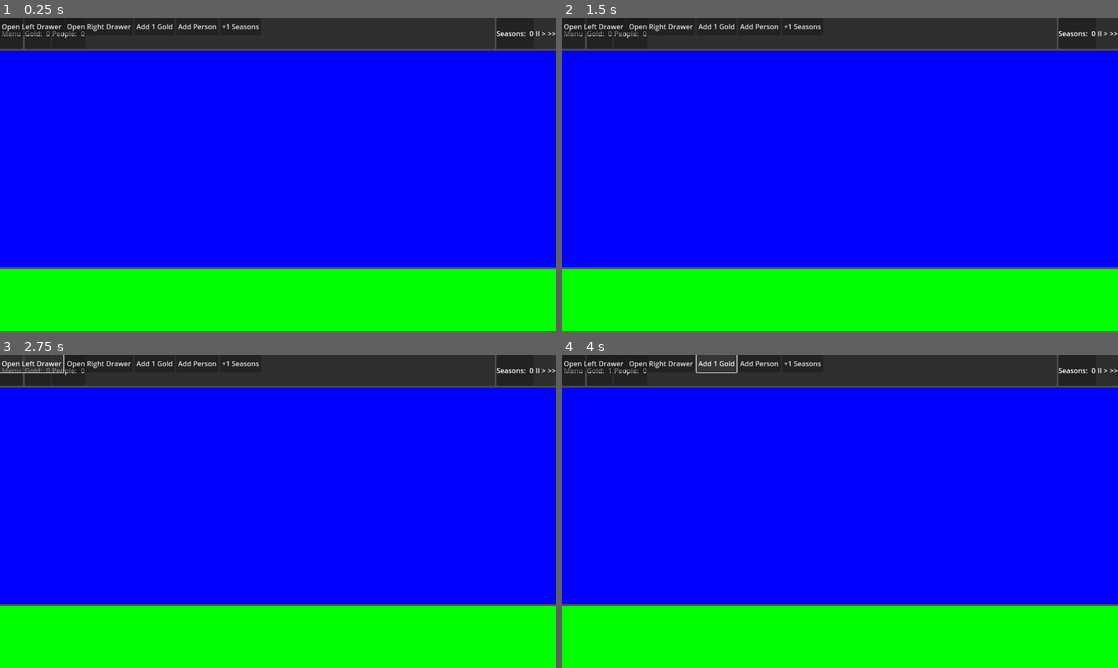
Above: before the commit, frames 1-4 (two rows, left to right).
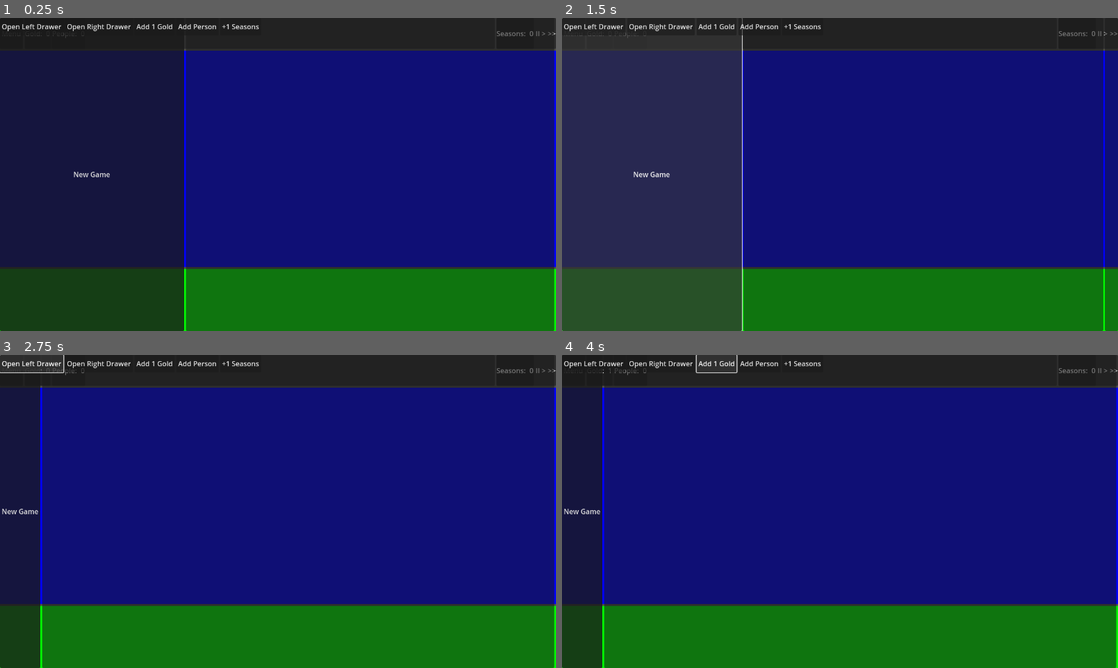
Above: after the commit, the same moments.

Repository: Ditjo/Hamlet
Game: Godot game, scene res://Main.tscn
The game is run twice, just before and just after one commit, with the same random seed, the same clock (stepped at 60 frames per second) and the same inputs.
Inputs (mouse positions are in pixels of both pictures, inside the frame that each line leads up to):
- Up to frame 1 (0.25 s): no input
- Up to frame 2 (1.5 s): click (656, 174) at 0.5 s, where only the run after the commit has a clickable "New Game"; click (628, 174) at 1.25 s, where only the run after the commit has a clickable "New Game"
- Up to frame 3 (2.75 s): click "Open Left Drawer" at 2 s
- Up to frame 4 (4 s): click "Open Right Drawer" at 2.75 s; click "Add 1 Gold" at 3.5 s

The runs differ from the first frame. In frame 1, 90% of the frame differs, in the area x 0-100%, y 0-100%; in frame 2, 90%; in frame 3, 90%; in frame 4, 90%.

Commit message:
Added New Main Menu Structure
Added New Main Menu Structure

Diff:
--- a/Main.tscn
+++ b/Main.tscn
@@ -7,6 +7,7 @@
 [ext_resource type="PackedScene" uid="uid://ga2f7bisyoup" path="res://UI/HUD/Topbar/ResourceOverview.tscn" id="3_lgr22"]
 [ext_resource type="Script" uid="uid://cdnr5jo84rol0" path="res://UI/CheatMenu/cheat_menu.gd" id="3_r0du0"]
 [ext_resource type="PackedScene" uid="uid://cykkrdr0q6i83" path="res://UI/HUD/Topbar/TimeControl.tscn" id="4_trn2v"]
+[ext_resource type="Script" uid="uid://bs17xlrolhpy6" path="res://main_menu.gd" id="5_trn2v"]
 
 [node name="Main" type="Node"]
 script = ExtResource("1_glv2v")
@@ -77,10 +78,9 @@
 color = Color(0, 1, 0, 1)
 
 [node name="UI" type="CanvasLayer" parent="."]
-visible = false
 follow_viewport_enabled = true
 
-[node name="MainMenu" type="Control" parent="UI"]
+[node name="Control" type="Control" parent="UI"]
 layout_mode = 3
 anchors_preset = 15
 anchor_right = 1.0
@@ -88,7 +88,52 @@
 grow_horizontal = 2
 grow_vertical = 2
 
-[node name="LeftDrawer" type="PanelContainer" parent="UI/MainMenu"]
+[node name="MainMenu" type="HBoxContainer" parent="UI/Control"]
+layout_mode = 1
+anchors_preset = 15
+anchor_right = 1.0
+anchor_bottom = 1.0
+grow_horizontal = 2
+grow_vertical = 2
+script = ExtResource("5_trn2v")
+
+[node name="LeftDrawer" type="PanelContainer" parent="UI/Control/MainMenu"]
+layout_mode = 2
+size_flags_horizontal = 3
+
+[node name="ColorRect" type="ColorRect" parent="UI/Control/MainMenu/LeftDrawer"]
+visible = false
+layout_mode = 2
+color = Color(0, 0, 1, 1)
+
+[node name="NewGame" type="Button" parent="UI/Control/MainMenu/LeftDrawer"]
+layout_mode = 2
+text = "New Game"
+
+[node name="Middle" type="PanelContainer" parent="UI/Control/MainMenu"]
+layout_mode = 2
+size_flags_horizontal = 3
+size_flags_stretch_ratio = 2.0
+
+[node name="RightDrawer" type="PanelContainer" parent="UI/Control/MainMenu"]
+layout_mode = 2
+size_flags_horizontal = 3
+
+[node name="ColorRect" type="ColorRect" parent="UI/Control/MainMenu/RightDrawer"]
+visible = false
+layout_mode = 2
+color = Color(0, 1, 0, 1)
+
+[node name="MainMenu1" type="Control" parent="UI"]
+visible = false
+layout_mode = 3
+anchors_preset = 15
+anchor_right = 1.0
+anchor_bottom = 1.0
+grow_horizontal = 2
+grow_vertical = 2
+
+[node name="LeftDrawer" type="PanelContainer" parent="UI/MainMenu1"]
 layout_mode = 1
 anchors_preset = 9
 anchor_bottom = 1.0
@@ -96,11 +141,11 @@
 grow_vertical = 2
 script = ExtResource("2_uu6xs")
 
-[node name="ColorRect" type="ColorRect" parent="UI/MainMenu/LeftDrawer"]
+[node name="ColorRect" type="ColorRect" parent="UI/MainMenu1/LeftDrawer"]
 layout_mode = 2
 color = Color(0.19665563, 0.54633474, 0.685607, 1)
 
-[node name="RightDrawer" type="PanelContainer" parent="UI/MainMenu"]
+[node name="RightDrawer" type="PanelContainer" parent="UI/MainMenu1"]
 layout_direction = 2
 layout_mode = 1
 anchors_preset = -1
@@ -112,7 +157,7 @@
 grow_vertical = 2
 script = ExtResource("3_cm0pq")
 
-[node name="ColorRect" type="ColorRect" parent="UI/MainMenu/RightDrawer"]
+[node name="ColorRect" type="ColorRect" parent="UI/MainMenu1/RightDrawer"]
 layout_mode = 2
 color = Color(0.19665563, 0.54633474, 0.685607, 1)
 
--- /dev/null
+++ b/main_menu.gd
@@ -0,0 +1,45 @@
+extends HBoxContainer
+
+@onready var left_drawer: PanelContainer = $LeftDrawer
+@onready var right_drawer: PanelContainer = $RightDrawer
+@onready var new_game: Button = $LeftDrawer/NewGame
+
+var is_left_open: bool = true
+var is_right_open: bool = false
+
+@export var animation_time: float = 0.25
+
+func _ready() -> void:
+	new_game.pressed.connect(toggle_right_drawer)
+	CheatManager.toggle_left_drawer.connect(toggle_left_drawer)
+
+	right_drawer.size_flags_stretch_ratio = 0
+
+func toggle_left_drawer() -> void:
+	var tween: Tween = create_tween()
+	if is_left_open:
+		is_left_open = false
+		tween.tween_property(left_drawer, "size_flags_stretch_ratio", 0, animation_time)\
+		.set_trans(Tween.TRANS_QUAD)\
+		.set_ease(Tween.EASE_OUT)
+
+	else:
+		is_left_open = true
+		tween.tween_property(left_drawer, "size_flags_stretch_ratio", 1, animation_time)\
+		.set_trans(Tween.TRANS_QUAD)\
+		.set_ease(Tween.EASE_OUT)
+
+
+func toggle_right_drawer() -> void:
+	var tween: Tween = create_tween()
+	if is_right_open:
+		is_right_open = false
+		tween.tween_property(right_drawer, "size_flags_stretch_ratio", 0, animation_time)\
+		.set_trans(Tween.TRANS_QUAD)\
+		.set_ease(Tween.EASE_OUT)
+
+	else:
+		is_right_open = true
+		tween.tween_property(right_drawer, "size_flags_stretch_ratio", 1, animation_time)\
+		.set_trans(Tween.TRANS_QUAD)\
+		.set_ease(Tween.EASE_OUT)
Not shown: 1 places in Main.tscn that only renumber resources
Not shown, added: main_menu.gd.uid
